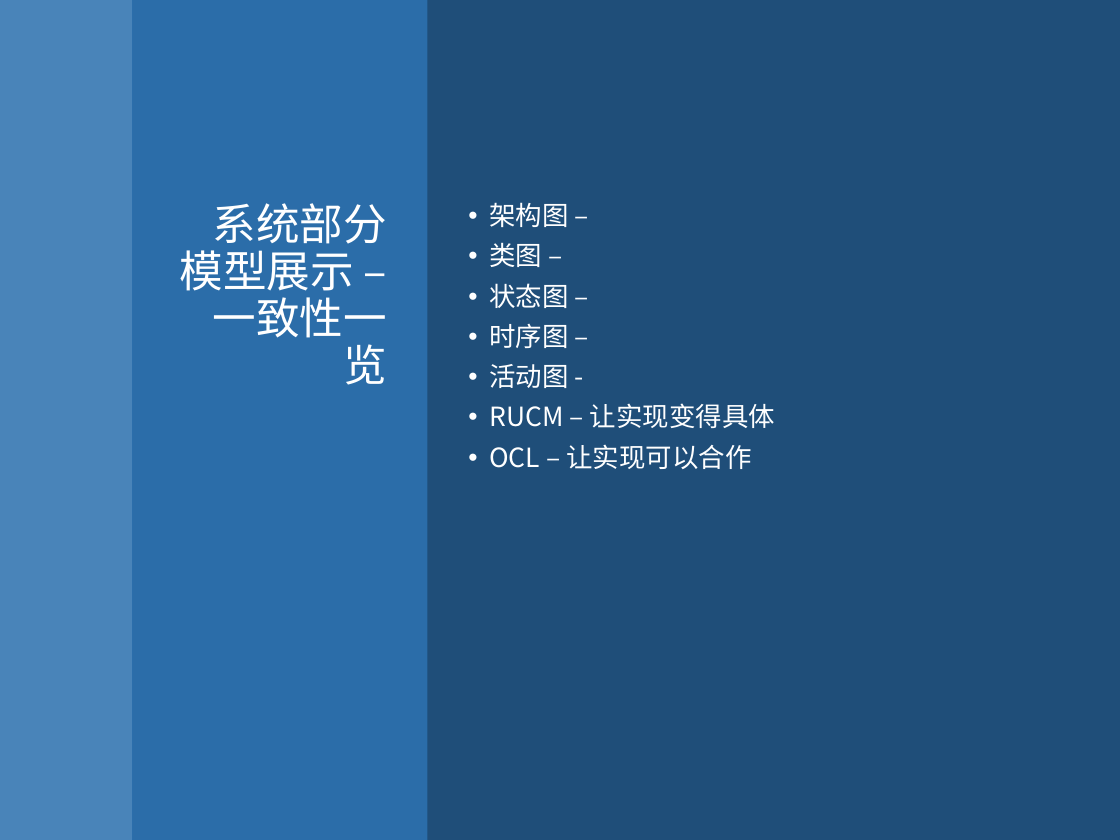
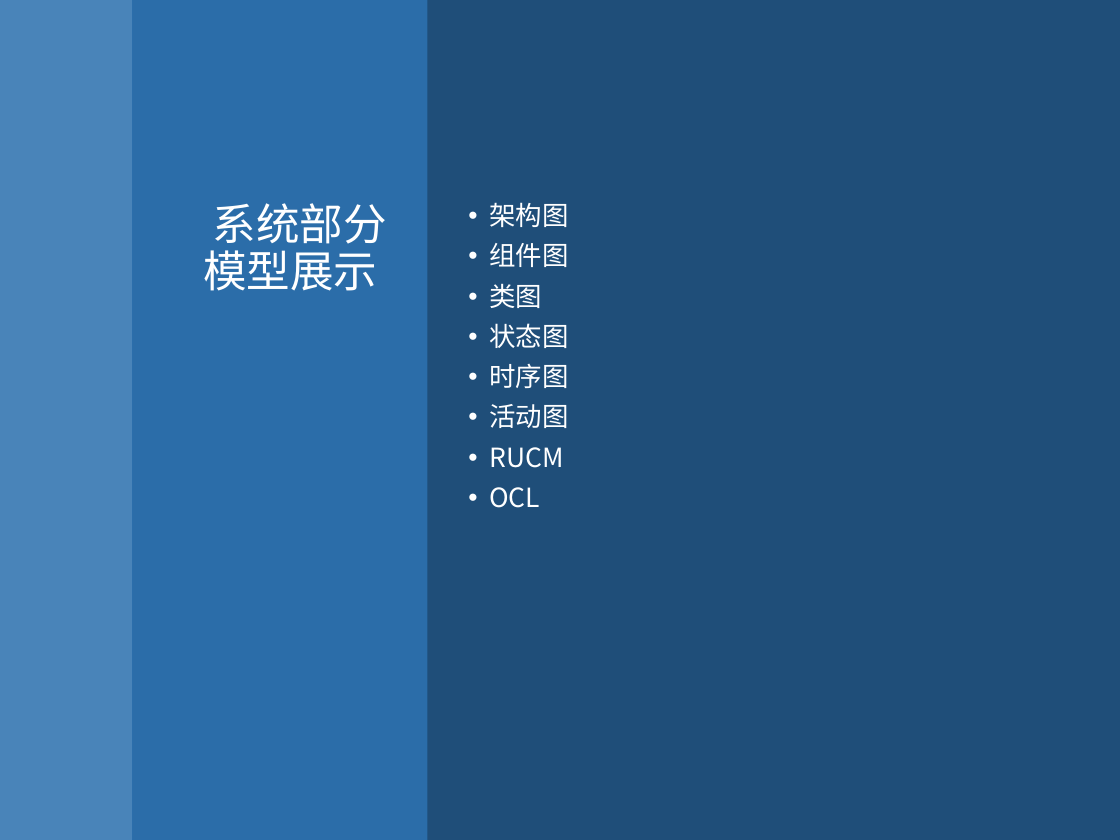
Before and after one commit to PatrickZad/AISRED, a slide deck: slide 13 of TEAM演示.pptx. Drawn at 1120x840 pixels with LibreOffice and Linux fonts; fonts in the diff are those of the drawing. Boxes give left, top, right and bottom in pixels: in the first picture for what was removed or moved away, otherwise in the second. Text is boxed around its words. In the diff, an @@ line names an element or a change of style, - is before the commit and + after.

```diff
--- a/TEAM演示.pptx
+++ b/TEAM演示.pptx
@@ title at [203,203,387,291]: text changed @@
-系统部分模型展示 – 一致性一览
+系统部分模型展示
@@ text at [489,202,568,508]: text changed @@
-• 架构图 –
-• 类图 –
-• 状态图 –
-• 时序图 –
-• 活动图 -
-• RUCM – 让实现变得具体
-• OCL – 让实现可以合作
+• 架构图
+• 组件图
+• 类图
+• 状态图
+• 时序图
+• 活动图
+• RUCM
+• OCL
```
Also in this commit, not shown: 2 other slides changed, 9 slides added, 2 other files.
